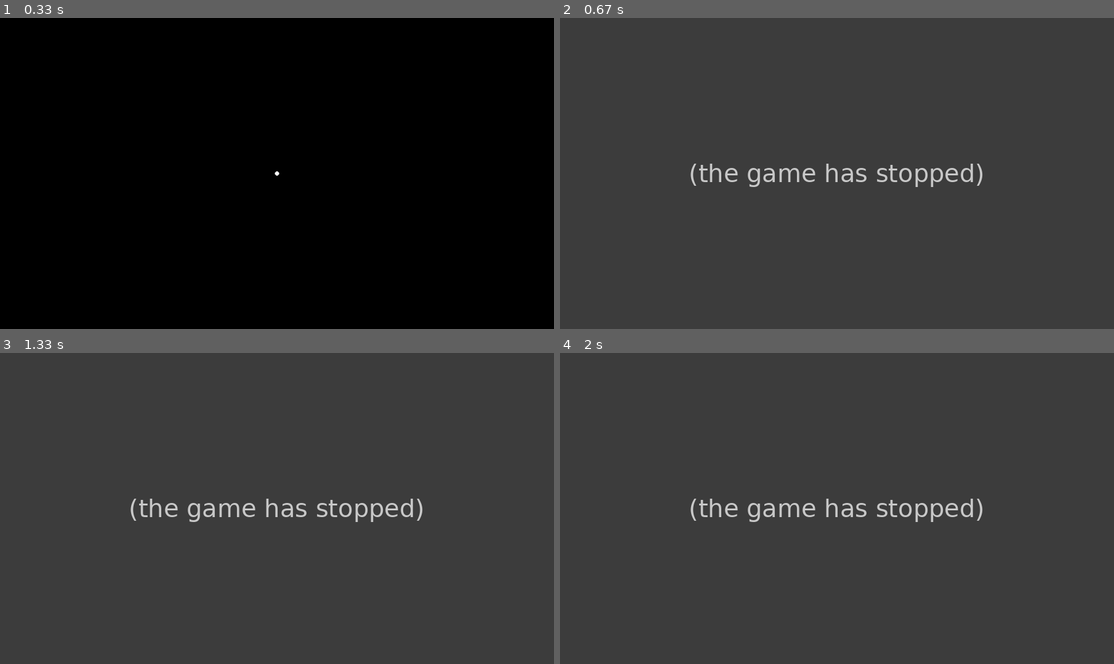
Above: before the commit, frames 1-4 (two rows, left to right).
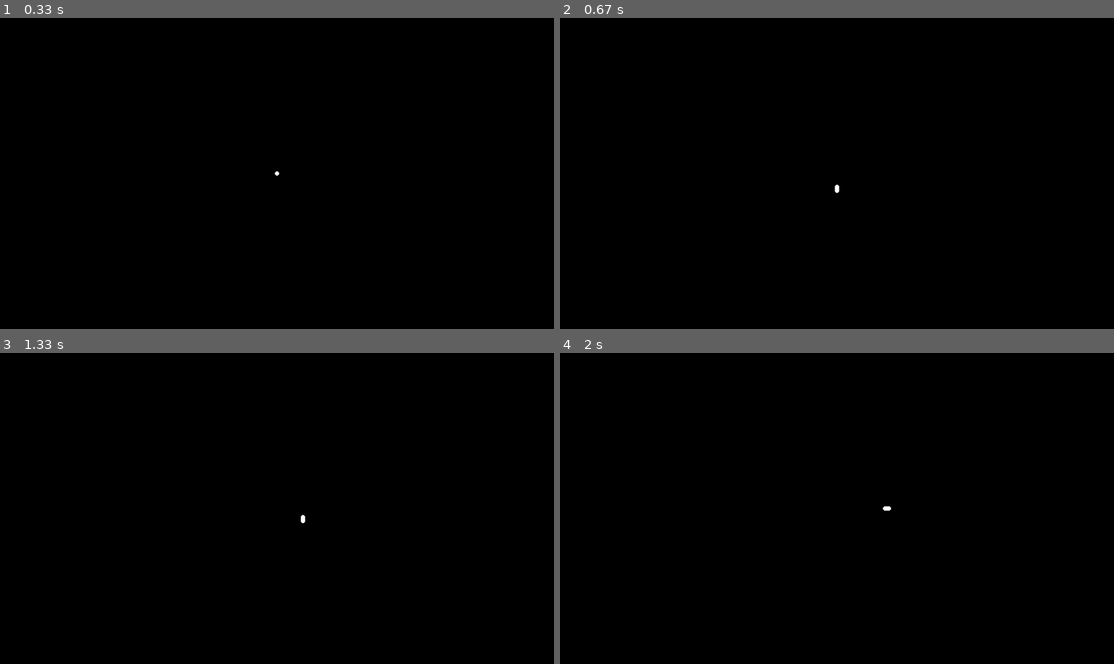
Above: after the commit, the same moments.

Repository: fredrik-andreassen/pygame-snake
Game: pygame game, started from main.py
Same seed, same stepped clock (60 frames per second), same inputs: the game is played once before the commit and once after it.
Inputs:
- Up to frame 1 (0.33 s): no input
- Up to frame 2 (0.67 s): tap S at 0.33 s
- Up to frame 3 (1.33 s): hold Right 0.67-1.13 s; hold W from 1.17 s (still down)
- Up to frame 4 (2 s): release W at 1.47 s; hold Right 1.5-1.97 s

Frame 1 is identical in both runs. In frame 2, 100% of the frame differs, in the area x 0-100%, y 0-100%; in frame 3, 100%; in frame 4, 100%.
Error before the commit: AttributeError: 'int' object has no attribute 'name' (main.py line 30); the game stopped at 0.33 s (later frames are placeholders)

Commit message:
Fikset event-håndtering og bevegelse

Diff:
--- a/Board.py
+++ b/Board.py
@@ -17,10 +17,14 @@
         self.snakes.append(Snake(self, id, key_mapping))
 
 
-    def update(self, event_type):
+    def pass_event(self, event):
+        for snake in self.snakes:
+            snake.pass_event(event)
+
+
+    def update(self, event):
         '''Oppdaterer alle entiteter på brettet'''
         for snake in self.snakes:
-            snake.pass_event_type(event_type)
             snake.move()
 
 
--- a/Snake.py
+++ b/Snake.py
@@ -41,10 +41,16 @@
         return self.pos_log[-int(self.current_len)-1:]
 
 
-    def pass_event_type(self, event_type) -> None:
-        if event_type in self.key_mapping:
-            print(f'snake {self.id} got valid event')
-            self.request_direction(self.key_mapping[event_type])
+    def pass_event(self, event) -> None:
+        if event.type == pygame.KEYDOWN:
+            if event.key == pygame.K_LEFT or event.key == pygame.K_a:
+                self.request_direction('left')
+            elif event.key == pygame.K_RIGHT or event.key == pygame.K_d:
+                self.request_direction('right')
+            elif event.key == pygame.K_UP or event.key == pygame.K_w:
+                self.request_direction('up')
+            elif event.key == pygame.K_DOWN or event.key == pygame.K_s:
+                self.request_direction('down')
 
 
     def request_direction(self, direction: str) -> None:
@@ -94,8 +100,8 @@
             self.pos_x = 0
 
         if self.current_len < self.allowed_len:
-            if self.allowed_len == self.step:
-                self.current_len += self.speed
+            if self.allowed_len == self.board.step:
+                self.current_len += self.board.speed
             else:
                 self.current_len += 0.05 * self.speed
 
--- a/main.py
+++ b/main.py
@@ -27,10 +27,10 @@
                 sys.exit(0)
 
             if event.type == pygame.KEYDOWN:
-                print(event.key.name)
+                board.pass_event(event)
 
 
-            # board.update(event.key)
+        board.update(event)
 
         main_surface.fill((0, 0, 0))
         board.draw()
